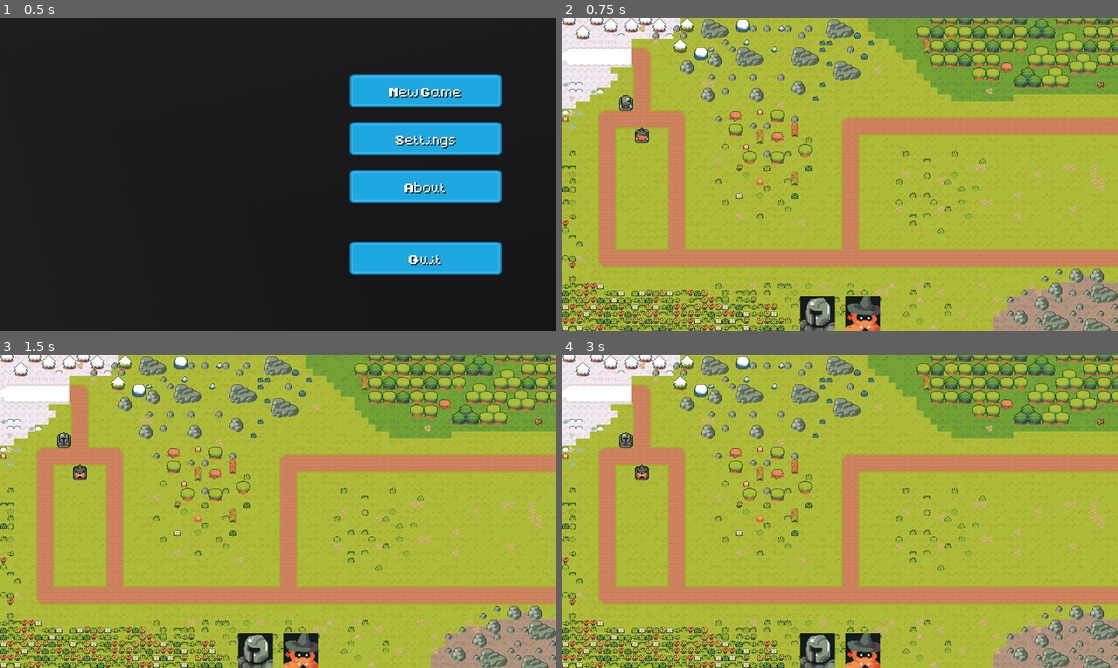
Above: before the commit, frames 1-4 (two rows, left to right).
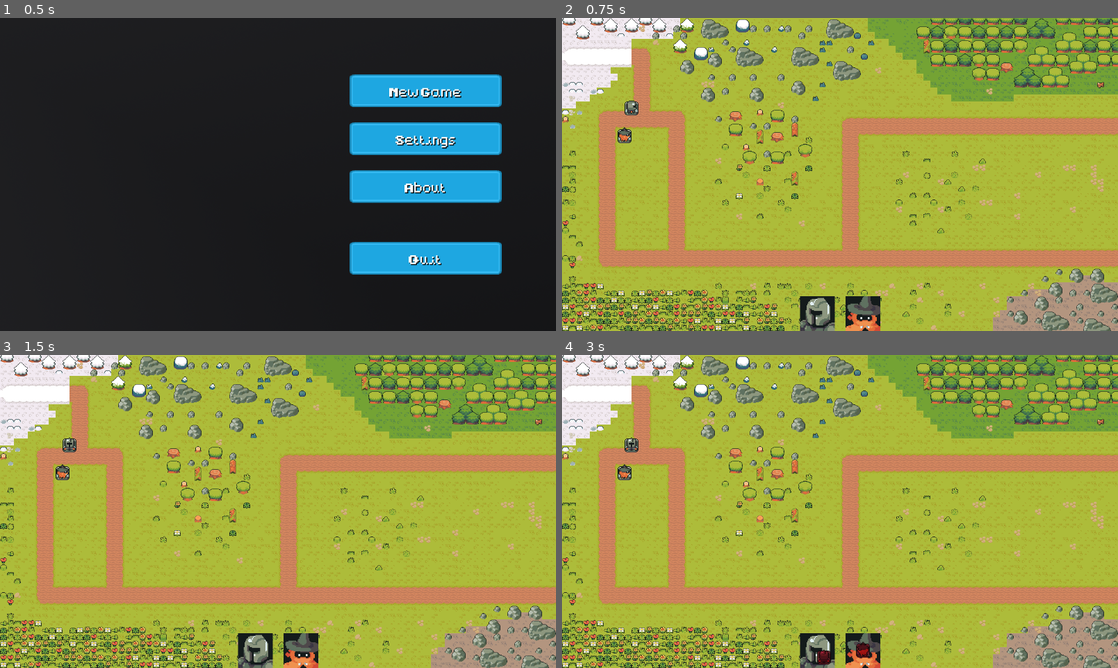
Above: after the commit, the same moments.

Repository: fescherer/game-off-2023
Game: Godot game, scene res://SceneHandler.tscn
The game is run twice, just before and just after one commit, with the same random seed, the same clock (stepped at 60 frames per second) and the same inputs.
Inputs (mouse positions are in pixels of both pictures, inside the frame that each line leads up to):
- Up to frame 1 (0.5 s): no input
- Up to frame 2 (0.75 s): click "New Game" at 0.5 s
- Up to frame 3 (1.5 s): click (255, 649) at 1.25 s
- Up to frame 4 (3 s): click (862, 649) at 2 s; click (817, 649) at 2.75 s

Frame 1 is identical in both runs. In frame 2, 0.4% of the frame differs, in the area x 10-16%, y 24-40%; in frame 3, 0.4%; in frame 4, 0.6%, in the area x 10-56%, y 24-99%.

Commit message:
:sparkles: feat: tower building mode

Diff:
--- /dev/null
+++ b/Scenes/MainScenes/UI.gd
@@ -0,0 +1,19 @@
+extends CanvasLayer
+
+func set_tower_preview(tower_type, mouse_position):
+	print(tower_type)
+	var drag_tower = load("res://Scenes/Towers/" + tower_type + ".tscn").instantiate()
+	drag_tower.set_name("DragTower")
+	drag_tower.modulate = Color("bb243dd9")
+
+	var control = Control.new()
+	control.add_child(drag_tower, true)
+	control.position = mouse_position
+	control.set_name("TowerPreview")
+	add_child(control,true)
+	move_child(get_node("TowerPreview"), 0)
+
+func update_tower_preview(new_position, color):
+	get_node("TowerPreview").position = new_position
+	if get_node("TowerPreview/DragTower").modulate != Color(color):
+		get_node("TowerPreview/DragTower").modulate = Color(color)
--- /dev/null
+++ b/Scenes/MainScenes/game.gd
@@ -0,0 +1,58 @@
+extends Node2D
+
+
+var map_node
+
+var build_mode = false
+var build_valid = false
+var build_location
+var build_type
+
+func _ready():
+	map_node = get_node("Map1")
+
+	for i in get_tree().get_nodes_in_group("build_buttons"):
+		i.pressed.connect(initiate_build_mode.bind(i.name))
+
+
+func _process(delta): #Run every frame
+	if build_mode:
+		update_tower_preview()
+
+func _unhandled_input(event):
+	if event.is_action_released("ui_cancel") and build_mode:
+		cancel_build_mode()
+	if event.is_action_released("ui_accept") and build_mode:
+		verify_and_build()
+		cancel_build_mode()
+
+func initiate_build_mode(tower_type):
+	build_type = "tower_" + tower_type.to_lower()
+	build_mode = true
+	get_node("UI").set_tower_preview(build_type, get_global_mouse_position())
+
+func update_tower_preview():
+	var mouse_position = get_global_mouse_position()
+	var current_tile = map_node.get_node("TowerExclusion").local_to_map(mouse_position)
+	var tile_position = map_node.get_node("TowerExclusion").map_to_local(current_tile)
+
+	if map_node.get_node("TowerExclusion").get_cell_source_id(0, current_tile):
+		get_node("UI").update_tower_preview(tile_position, "077e2ed9")
+		build_valid = true
+		build_location = tile_position
+	else:
+		get_node("UI").update_tower_preview(tile_position, "bb243dd9")
+		build_valid = false
+
+func cancel_build_mode():
+	build_mode = false
+	build_valid = false
+	get_node("UI/TowerPreview").queue_free()
+
+func verify_and_build():
+#	Test to verfiy if player has enough cash
+	var new_tower = load("res://Scenes/Towers/" + build_type + ".tscn").instantiate()
+	new_tower.position = build_location
+	map_node.get_node("Towers").add_child(new_tower, true)
+	#deduct cash
+	#update cash label
--- a/Scenes/MainScenes/game.tscn
+++ b/Scenes/MainScenes/game.tscn
@@ -1,14 +1,18 @@
-[gd_scene load_steps=4 format=3 uid="uid://2l53iqdxctbl"]
+[gd_scene load_steps=6 format=3 uid="uid://2l53iqdxctbl"]
 
 [ext_resource type="PackedScene" uid="uid://kvtjygqln428" path="res://Scenes/Maps/map_1.tscn" id="1_81u73"]
+[ext_resource type="Script" path="res://Scenes/MainScenes/game.gd" id="1_s360q"]
 [ext_resource type="Texture2D" uid="uid://gt5wcvnl6k3h" path="res://Assets/Towers/Knight/Faceset.png" id="2_nn1ye"]
+[ext_resource type="Script" path="res://Scenes/MainScenes/UI.gd" id="3_0f01c"]
 [ext_resource type="Texture2D" uid="uid://b271x3lgfvanm" path="res://Assets/Towers/Mage/Faceset.png" id="3_rgqh6"]
 
 [node name="game" type="Node2D"]
+script = ExtResource("1_s360q")
 
 [node name="Map1" parent="." instance=ExtResource("1_81u73")]
 
 [node name="UI" type="CanvasLayer" parent="."]
+script = ExtResource("3_0f01c")
 
 [node name="HUD" type="Control" parent="UI"]
 layout_mode = 3
@@ -17,6 +21,7 @@
 anchor_bottom = 1.0
 grow_horizontal = 2
 grow_vertical = 2
+mouse_filter = 2
 
 [node name="HBoxContainer" type="HBoxContainer" parent="UI/HUD"]
 layout_mode = 1
@@ -33,7 +38,7 @@
 theme_override_constants/separation = 25
 alignment = 1
 
-[node name="Knight" type="TextureButton" parent="UI/HUD/HBoxContainer"]
+[node name="Knight" type="TextureButton" parent="UI/HUD/HBoxContainer" groups=["build_buttons"]]
 custom_minimum_size = Vector2(80, 80)
 layout_mode = 2
 size_flags_horizontal = 4
@@ -42,7 +47,7 @@
 texture_normal = ExtResource("2_nn1ye")
 stretch_mode = 0
 
-[node name="Mage" type="TextureButton" parent="UI/HUD/HBoxContainer"]
+[node name="Mage" type="TextureButton" parent="UI/HUD/HBoxContainer" groups=["build_buttons"]]
 custom_minimum_size = Vector2(80, 80)
 layout_mode = 2
 texture_normal = ExtResource("3_rgqh6")
--- a/Scenes/Maps/map_1.tscn
+++ b/Scenes/Maps/map_1.tscn
@@ -1023,7 +1023,7 @@
 [node name="Towers" type="Node2D" parent="."]
 
 [node name="TowerKnight" parent="Towers" instance=ExtResource("3_oyb0k")]
-position = Vector2(147, 196)
+position = Vector2(144, 192)
 
 [node name="TowerMage" parent="Towers" instance=ExtResource("4_etf81")]
-position = Vector2(184, 272)
+position = Vector2(144, 272)
--- a/Scenes/Towers/tower_knight.tscn
+++ b/Scenes/Towers/tower_knight.tscn
@@ -8,12 +8,13 @@
 script = ExtResource("1_8elcq")
 
 [node name="Base" type="Sprite2D" parent="."]
-position = Vector2(-2.38419e-07, 2)
+position = Vector2(16, 16)
 scale = Vector2(2, 2)
 texture = ExtResource("2_ldo7j")
 
 [node name="Tower" type="Sprite2D" parent="."]
 texture_filter = 1
+position = Vector2(16, 16)
 scale = Vector2(2, 2)
 texture = ExtResource("3_frrrl")
 offset = Vector2(0, -2)
--- a/project.godot
+++ b/project.godot
@@ -24,6 +24,23 @@
 window/stretch/mode="viewport"
 mouse_cursor/custom_image="res://Assets/UI/cursor_pointer3D.png"
 
+[input]
+
+ui_accept={
+"deadzone": 0.5,
+"events": [Object(InputEventKey,"resource_local_to_scene":false,"resource_name":"","device":0,"window_id":0,"alt_pressed":false,"shift_pressed":false,"ctrl_pressed":false,"meta_pressed":false,"pressed":false,"keycode":4194309,"physical_keycode":0,"key_label":0,"unicode":0,"echo":false,"script":null)
+, Object(InputEventKey,"resource_local_to_scene":false,"resource_name":"","device":0,"window_id":0,"alt_pressed":false,"shift_pressed":false,"ctrl_pressed":false,"meta_pressed":false,"pressed":false,"keycode":4194310,"physical_keycode":0,"key_label":0,"unicode":0,"echo":false,"script":null)
+, Object(InputEventKey,"resource_local_to_scene":false,"resource_name":"","device":0,"window_id":0,"alt_pressed":false,"shift_pressed":false,"ctrl_pressed":false,"meta_pressed":false,"pressed":false,"keycode":32,"physical_keycode":0,"key_label":0,"unicode":32,"echo":false,"script":null)
+, Object(InputEventMouseButton,"resource_local_to_scene":false,"resource_name":"","device":-1,"window_id":0,"alt_pressed":false,"shift_pressed":false,"ctrl_pressed":false,"meta_pressed":false,"button_mask":0,"position":Vector2(0, 0),"global_position":Vector2(0, 0),"factor":1.0,"button_index":1,"canceled":false,"pressed":false,"double_click":false,"script":null)
+]
+}
+ui_cancel={
+"deadzone": 0.5,
+"events": [Object(InputEventKey,"resource_local_to_scene":false,"resource_name":"","device":0,"window_id":0,"alt_pressed":false,"shift_pressed":false,"ctrl_pressed":false,"meta_pressed":false,"pressed":false,"keycode":4194305,"physical_keycode":0,"key_label":0,"unicode":0,"echo":false,"script":null)
+, Object(InputEventMouseButton,"resource_local_to_scene":false,"resource_name":"","device":-1,"window_id":0,"alt_pressed":false,"shift_pressed":false,"ctrl_pressed":false,"meta_pressed":false,"button_mask":0,"position":Vector2(0, 0),"global_position":Vector2(0, 0),"factor":1.0,"button_index":2,"canceled":false,"pressed":false,"double_click":false,"script":null)
+]
+}
+
 [rendering]
 
 textures/canvas_textures/default_texture_filter=0
